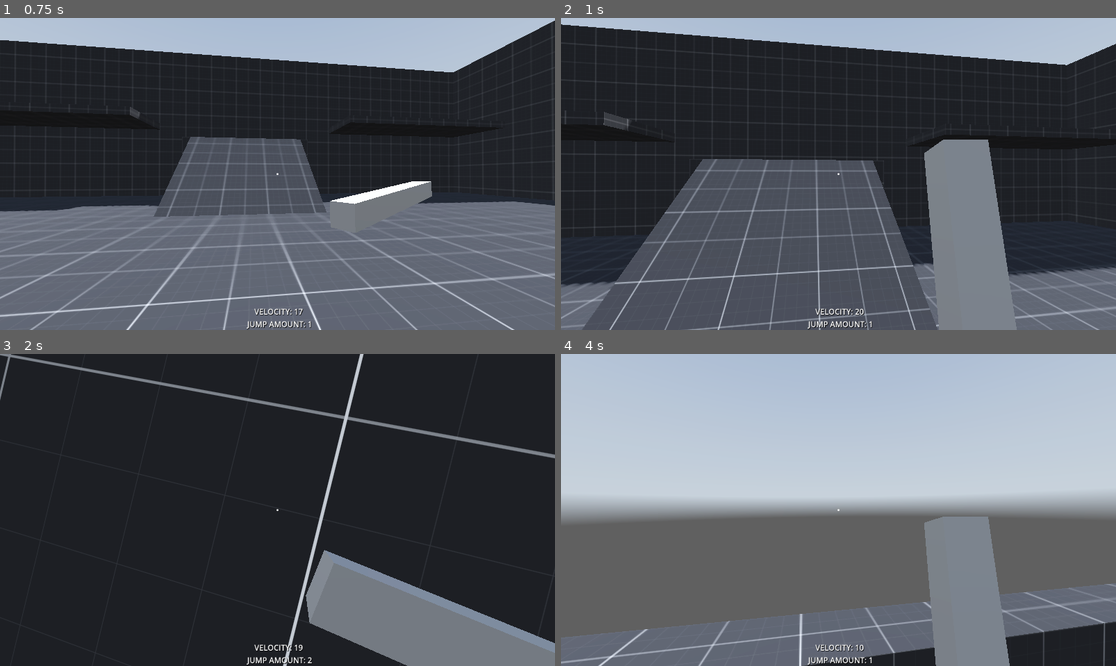
Above: before the commit, frames 1-4 (two rows, left to right).
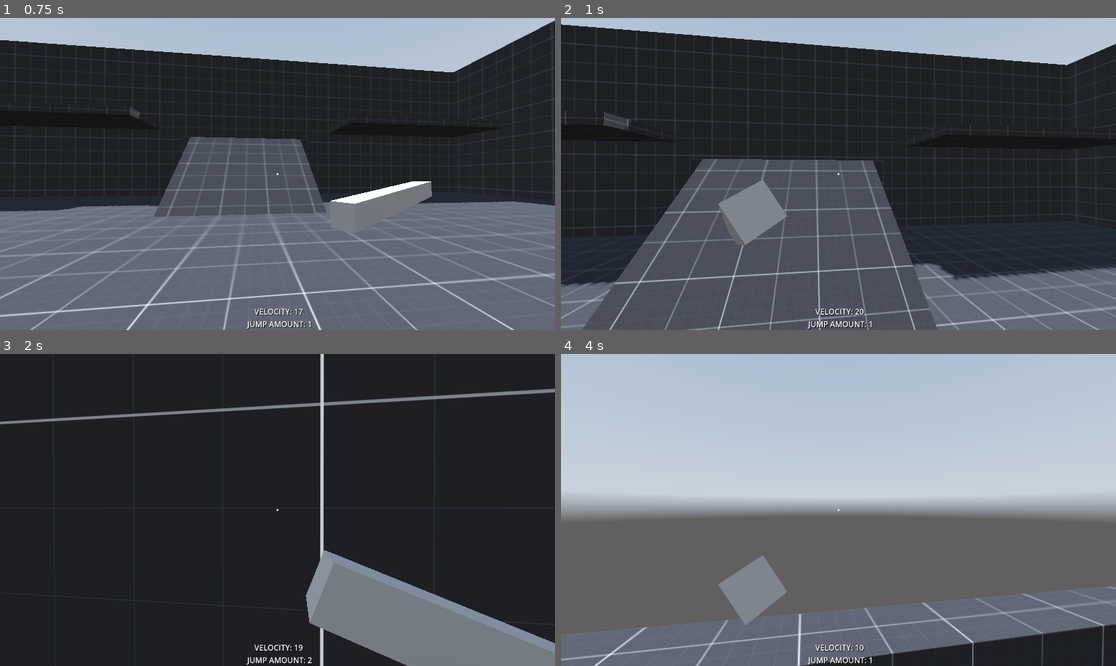
Above: after the commit, the same moments.

Repository: fearbucker/FirstPersonPlatformer
Game: Godot game, scene res://Levels/Main/L_Main.tscn
Same seed, same stepped clock (60 frames per second), same inputs: the game is played once before the commit and once after it. A sky picture missing from this copy of the repository is replaced by a grey-blue gradient.
Inputs (mouse positions are in pixels of both pictures, inside the frame that each line leads up to):
- Up to frame 1 (0.75 s): move the mouse to (305, 174) at 0.52 s; hold W (move_forward) from 0.53 s (still down); click (305, 174) at 0.6 s
- Up to frame 2 (1 s): keep holding W (move_forward); tap Space (jump) at 0.77 s
- Up to frame 3 (2 s): keep holding W (move_forward); move the mouse to (249, 510) at 1.27 s; tap Ctrl (crouch) at 1.35 s; tap Space (jump) at 1.52 s
- Up to frame 4 (4 s): keep holding W (move_forward); move the mouse to (849, 503) at 2.02 s; tap E (ePress) at 2.1 s; move the mouse to (832, 516) at 2.77 s; tap Shift (sprint) at 2.85 s; click (832, 516) at 2.92 s; tap Space (jump) at 3.02, 3.77 s; move the mouse to (877, 513) at 3.52 s; click (877, 513) at 3.6 s

Frame 1 is identical in both runs. In frame 2, 8.3% of the frame differs, in the area x 28-83%, y 38-100%; in frame 3, 3.5%; in frame 4, 8.7%, in the area x 0-100%, y 52-100%.

Commit message:
Fixed wallrun and smoothed animations

Diff:
--- a/Levels/Main/L_Main.tscn
+++ b/Levels/Main/L_Main.tscn
@@ -57,10 +57,10 @@
 data = PackedVector3Array(-7, 0.25, 2, 7, 0.25, 2, -7, -0.25, 2, 7, 0.25, 2, 7, -0.25, 2, -7, -0.25, 2, 7, 0.25, -2, -7 …(392 unchanged characters)…
 
 [sub_resource type="BoxMesh" id="BoxMesh_nijrd"]
-size = Vector3(2.255, 0.23, 1.46)
-
-[sub_resource type="ConvexPolygonShape3D" id="ConvexPolygonShape3D_0k0iw"]
-points = PackedVector3Array(1.10664, 0.113419, 0.73, -1.1454, -0.132897, -0.747897, -1.11813, 0.114676, -0.73, -1.1454, -0.132897, 0.755437, 1.1454, -0.132897, -0.747897, 1.1454, -0.132897, 0.755437, 1.11813, 0.114676, -0.73, -1.10664, 0.113419, 0.73)
+size = Vector3(5.095, 0.23, 4.85)
+
+[sub_resource type="ConvexPolygonShape3D" id="ConvexPolygonShape3D_ul1ho"]
+points = PackedVector3Array(-2.5475, -0.115, -2.425, -2.5475, 0.115, -2.425, 2.547, -0.115, -2.425, -2.5475, -0.115, 2.425, -2.5475, 0.115, 2.425, 2.547, 0.115, -2.425, 2.547, -0.115, 2.425, 2.547, 0.115, 2.425)
 
 [sub_resource type="PanoramaSkyMaterial" id="PanoramaSkyMaterial_02f4c"]
 panorama = ExtResource("6_udrwv")
@@ -270,8 +270,8 @@
 [node name="MeshInstance3D" type="MeshInstance3D" parent="ArenaGeometry/RigidBody3D"]
 mesh = SubResource("BoxMesh_nijrd")
 
-[node name="CollisionShape3D2" type="CollisionShape3D" parent="ArenaGeometry/RigidBody3D"]
-shape = SubResource("ConvexPolygonShape3D_0k0iw")
+[node name="CollisionShape3D" type="CollisionShape3D" parent="ArenaGeometry/RigidBody3D"]
+shape = SubResource("ConvexPolygonShape3D_ul1ho")
 
 [node name="TooSteep2" type="MeshInstance3D" parent="ArenaGeometry"]
 transform = Transform3D(0.5, 0.866025, 0, -0.866025, 0.5, 0, 0, 0, 1, -16.5, 5.5, 8)
--- a/Player/Head.gd
+++ b/Player/Head.gd
@@ -5,7 +5,7 @@
 @onready var cam: Camera3D = get_node(cam_path)
 @onready var interaction = $Camera/Interaction
 @onready var hand = $Camera/Hand
-@onready var animation_player = $AnimationPlayer
+@onready var animation_player = $WeaponAnimationPlayer
 @onready var weapon_pivot = $Camera/WeaponPivot
 @onready var player = $".."
 @onready var camera_animations = $Camera/camera_animations
@@ -46,6 +46,7 @@
 
 # Called every physics tick. 'delta' is constant
 func _physics_process(delta: float) -> void:
+
 	var joystick_axis := Input.get_vector(&"look_left", &"look_right",
 			&"look_down", &"look_up")
 	head_bob()
--- a/Player/Head.tscn
+++ b/Player/Head.tscn
@@ -4,6 +4,21 @@
 [ext_resource type="Texture2D" uid="uid://catc6bshmjlrl" path="res://Player/Assets/crosshair001.png" id="2_5qd2e"]
 
 [sub_resource type="BoxMesh" id="BoxMesh_qyh2c"]
+
+[sub_resource type="Animation" id="Animation_rh41x"]
+length = 0.001
+tracks/0/type = "value"
+tracks/0/imported = false
+tracks/0/enabled = true
+tracks/0/path = NodePath(".:position")
+tracks/0/interp = 1
+tracks/0/loop_wrap = true
+tracks/0/keys = {
+"times": PackedFloat32Array(0),
+"transitions": PackedFloat32Array(1),
+"update": 0,
+"values": [Vector3(0, 0, 0)]
+}
 
 [sub_resource type="Animation" id="Animation_wdsmr"]
 resource_name = "head_bob"
@@ -20,21 +35,6 @@
 "transitions": PackedFloat32Array(1, 1),
 "update": 0,
 "values": [Vector3(0, 0, 0), Vector3(0, -0.3, 0)]
-}
-
-[sub_resource type="Animation" id="Animation_rh41x"]
-length = 0.001
-tracks/0/type = "value"
-tracks/0/imported = false
-tracks/0/enabled = true
-tracks/0/path = NodePath(".:position")
-tracks/0/interp = 1
-tracks/0/loop_wrap = true
-tracks/0/keys = {
-"times": PackedFloat32Array(0),
-"transitions": PackedFloat32Array(1),
-"update": 0,
-"values": [Vector3(0, 0, 0)]
 }
 
 [sub_resource type="Animation" id="Animation_8dby8"]
@@ -265,9 +265,9 @@
 "": SubResource("AnimationLibrary_bd2ej")
 }
 
-[node name="AnimationPlayer" type="AnimationPlayer" parent="."]
+[node name="WeaponAnimationPlayer" type="AnimationPlayer" parent="."]
 autoplay = "idle"
-playback_default_blend_time = 0.01
+playback_default_blend_time = 0.1
 libraries = {
 "": SubResource("AnimationLibrary_r7p7d")
 }
@@ -277,4 +277,4 @@
 [node name="Sprite2D" type="Sprite2D" parent="HUDCamera"]
 texture = ExtResource("2_5qd2e")
 
-[connection signal="animation_finished" from="AnimationPlayer" to="." method="_on_animation_player_animation_finished"]
+[connection signal="animation_finished" from="WeaponAnimationPlayer" to="." method="_on_animation_player_animation_finished"]
--- a/Player/Player.tscn
+++ b/Player/Player.tscn
@@ -26,4 +26,10 @@
 [node name="WallRunCam" type="Node" parent="." index="4"]
 script = ExtResource("4_dl65c")
 
+[node name="RightRay" type="RayCast3D" parent="." index="5"]
+transform = Transform3D(-4.37114e-08, -1, 0, 1, -4.37114e-08, 0, 0, 0, 1, 0, 0, 0)
+
+[node name="LeftRay" type="RayCast3D" parent="." index="6"]
+transform = Transform3D(-4.37114e-08, 1, 0, -1, -4.37114e-08, 0, 0, 0, 1, 0, 0, 0)
+
 [editable path="Head"]
--- a/Player/WallRunCam.gd
+++ b/Player/WallRunCam.gd
@@ -6,27 +6,27 @@
 var wall_run_current_angle = 0
 var side = ""
 @onready var controller: MovementController = get_node(controller_path)
-@onready var collision = $"../Collision"
 
 @export_node_path("Node3D") var head_path := NodePath("../Head")
 @onready var cam: Camera3D = get_node(head_path).cam
 @onready var player = $".."
 var local_pos
+@onready var right_ray = $"../RightRay"
+@onready var left_ray = $"../LeftRay"
 
 @onready var normal_speed: int = controller.speed
 @onready var normal_fov: float = cam.fov
-func get_side(point):
-	if point.x < 0:
+func get_side():
+	if right_ray.is_colliding():
 		return "RIGHT"
-	elif point.x > 0:
+	elif left_ray.is_colliding():
 		return "LEFT"
 	else:
 		return "CENTER"
 
 # Called every physics tick. 'delta' is constant
 func _physics_process(delta: float) -> void:
-	local_pos = collision.to_local(collision.position)
-	side = get_side(local_pos)
+	side = get_side()
 	if player.is_wall_running:
 		if side == "LEFT":
 			wall_run_current_angle = delta * -15
